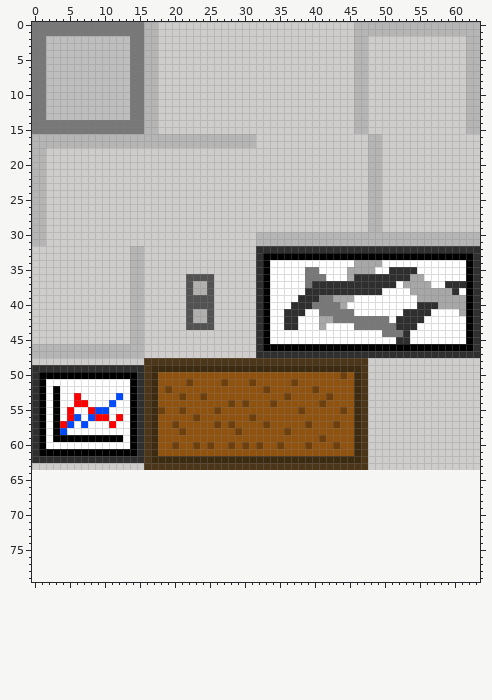
A pixel-art file gets an edit: Assets/_Sprites/ASE Files/CorpInteriorTiles.ase. Above is the file before it was changed.
64x64 pixels, 1 frame. Colours within 5 levels of each other are drawn and written as one. The old version is drawn lined up with the new one, on the new canvas.
New version:
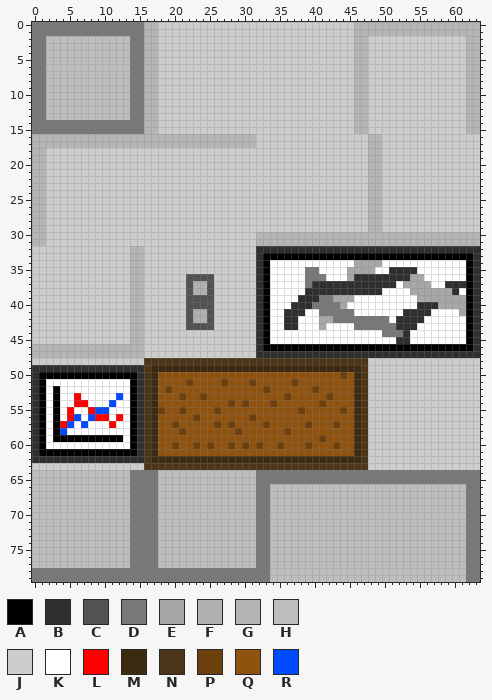
Palette (. is transparent): A #000000  B #2f2f2f  C #525252  D #787878  E #a7a7a7  F #b1b0af  G #b5b5b5  H #bebebe  J #cfcdcc  K #ffffff  L #ff0000  M #3c2a11  N #4b3619  P #6d3f0c  Q #8f520f  R #004aff
Edits made:
{"change": "canvas 64x64 -> 64x80"}
{"y":64,"x":0,"old":"................................................................","new":"HHHHHHHHHHHHHHDDDDHHHHHHHHHHHHHHDDDDDDDDDDDDDDDDDDDDDDDDDDDDDDDD"}
{"y":65,"x":0,"old":"................................................................","new":"HHHHHHHHHHHHHHDDDDHHHHHHHHHHHHHHDDDDDDDDDDDDDDDDDDDDDDDDDDDDDDDD"}
{"y":66,"x":0,"old":"................................................................","new":"HHHHHHHHHHHHHHDDDDHHHHHHHHHHHHHHDDHHHHHHHHHHHHHHHHHHHHHHHHHHHHDD"}
{"y":67,"x":0,"old":"................................................................","new":"HHHHHHHHHHHHHHDDDDHHHHHHHHHHHHHHDDHHHHHHHHHHHHHHHHHHHHHHHHHHHHDD"}
{"y":68,"x":0,"old":"................................................................","new":"HHHHHHHHHHHHHHDDDDHHHHHHHHHHHHHHDDHHHHHHHHHHHHHHHHHHHHHHHHHHHHDD"}
{"y":69,"x":0,"old":"................................................................","new":"HHHHHHHHHHHHHHDDDDHHHHHHHHHHHHHHDDHHHHHHHHHHHHHHHHHHHHHHHHHHHHDD"}
{"y":70,"x":0,"old":"................................................................","new":"HHHHHHHHHHHHHHDDDDHHHHHHHHHHHHHHDDHHHHHHHHHHHHHHHHHHHHHHHHHHHHDD"}
{"y":71,"x":0,"old":"................................................................","new":"HHHHHHHHHHHHHHDDDDHHHHHHHHHHHHHHDDHHHHHHHHHHHHHHHHHHHHHHHHHHHHDD"}
{"y":72,"x":0,"old":"................................................................","new":"HHHHHHHHHHHHHHDDDDHHHHHHHHHHHHHHDDHHHHHHHHHHHHHHHHHHHHHHHHHHHHDD"}
{"y":73,"x":0,"old":"................................................................","new":"HHHHHHHHHHHHHHDDDDHHHHHHHHHHHHHHDDHHHHHHHHHHHHHHHHHHHHHHHHHHHHDD"}
{"y":74,"x":0,"old":"................................................................","new":"HHHHHHHHHHHHHHDDDDHHHHHHHHHHHHHHDDHHHHHHHHHHHHHHHHHHHHHHHHHHHHDD"}
{"y":75,"x":0,"old":"................................................................","new":"HHHHHHHHHHHHHHDDDDHHHHHHHHHHHHHHDDHHHHHHHHHHHHHHHHHHHHHHHHHHHHDD"}
{"y":76,"x":0,"old":"................................................................","new":"HHHHHHHHHHHHHHDDDDHHHHHHHHHHHHHHDDHHHHHHHHHHHHHHHHHHHHHHHHHHHHDD"}
{"y":77,"x":0,"old":"................................................................","new":"HHHHHHHHHHHHHHDDDDHHHHHHHHHHHHHHDDHHHHHHHHHHHHHHHHHHHHHHHHHHHHDD"}
{"y":78,"x":0,"old":"................................................................","new":"DDDDDDDDDDDDDDDDDDDDDDDDDDDDDDDDDDHHHHHHHHHHHHHHHHHHHHHHHHHHHHDD"}
{"y":79,"x":0,"old":"................................................................","new":"DDDDDDDDDDDDDDDDDDDDDDDDDDDDDDDDDDHHHHHHHHHHHHHHHHHHHHHHHHHHHHDD"}
{"label":"added","picture_box":[32,470,480,582]}
